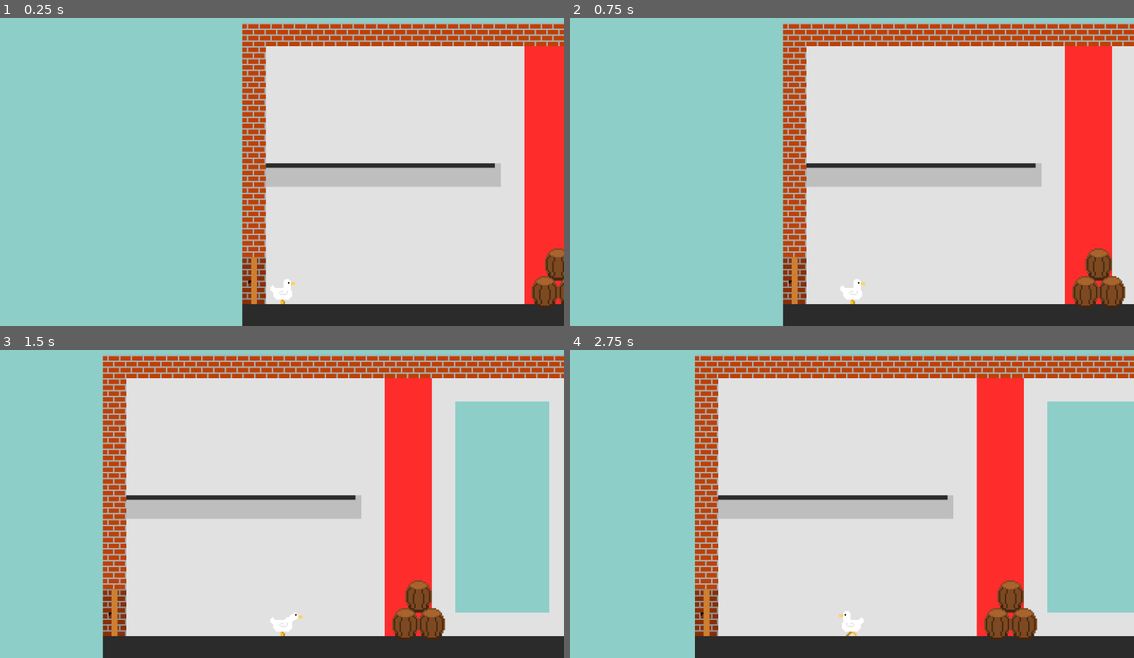
Above: before the commit, frames 1-4 (two rows, left to right).
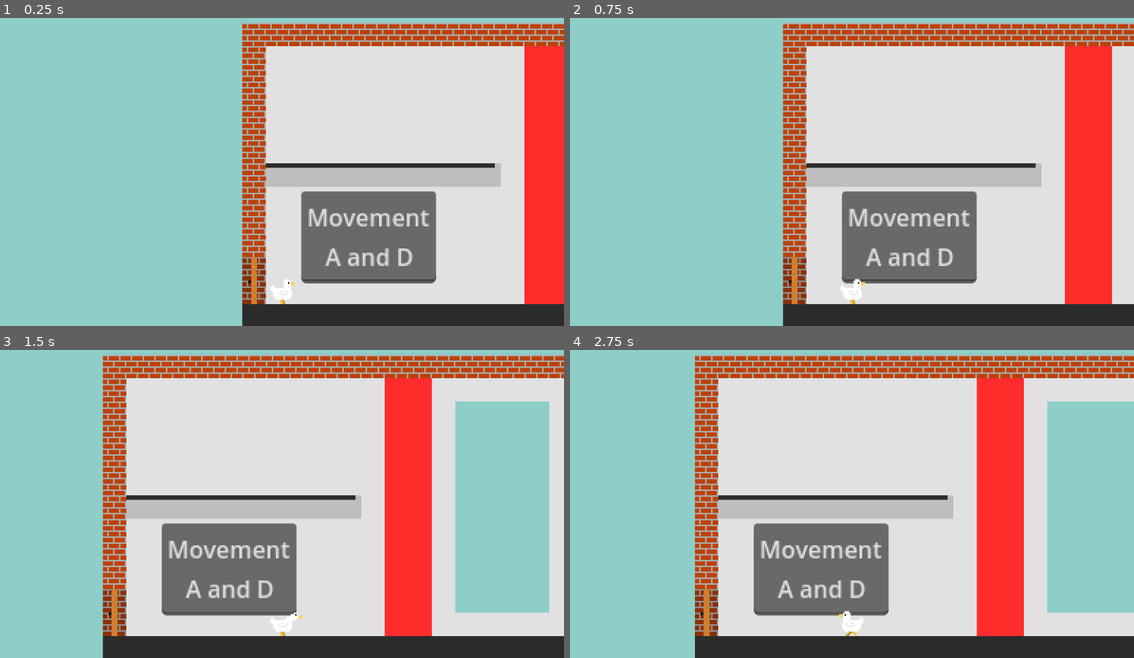
Above: after the commit, the same moments.

Repository: loholla/Goose-Terror
Game: Godot game, scene res://Scenes/Levels/Level0-Rendleman.tscn
Same seed, same stepped clock (60 frames per second), same inputs: the game is played once before the commit and once after it. This scene is started directly instead of the project's main scene.
Inputs (mouse positions are in pixels of both pictures, inside the frame that each line leads up to):
- Up to frame 1 (0.25 s): no input
- Up to frame 2 (0.75 s): tap Enter at 0.5 s; move the mouse to (976, 150) at 0.52 s; hold Right (Right) from 0.53 s (still down); click (976, 150) at 0.67 s
- Up to frame 3 (1.5 s): keep holding Right (Right); tap Up (Up) at 0.77, 1.07 s; move the mouse to (169, 516) at 1.27 s
- Up to frame 4 (2.75 s): tap Up (Up) at 1.52, 1.82 s; move the mouse to (908, 430) at 2.02 s; release Right (Right) at 2.03 s; hold Left (Left) from 2.03 s (still down)

The runs differ from the first frame. In frame 1, 7.6% of the frame differs, in the area x 53-100%, y 56-95%; in frame 2, 8.0%, in the area x 48-99%, y 56-95%; in frame 3, 7.9%; in frame 4, 8.0%.

Commit message:
Added tutorial

Diff:
--- a/Scenes/Levels/Level0-Rendleman.tscn
+++ b/Scenes/Levels/Level0-Rendleman.tscn
@@ -10,20 +10,55 @@
 [node name="LevelSprites" parent="." instance=ExtResource("1_34fwe")]
 layer_0/tile_data = PackedInt32Array(0, 131072, 7, 1, 131072, 7, 2, 131072, 7, 3, 131072, 7, 4, 131072, 7, 5, 131072, 7 …(11552 unchanged characters)…
 
+[node name="Control" type="Control" parent="."]
+layout_mode = 3
+anchors_preset = 0
+offset_right = 40.0
+offset_bottom = 40.0
+
+[node name="TextEdit" type="TextEdit" parent="Control"]
+layout_mode = 1
+anchors_preset = -1
+anchor_right = 1.131
+offset_left = 24.0
+offset_top = -77.0
+offset_right = 70.76
+offset_bottom = -14.0
+text = "Movement
+   A and D"
+
+[node name="TextEdit2" type="TextEdit" parent="Control"]
+layout_mode = 0
+offset_left = 377.0
+offset_top = -117.0
+offset_right = 426.0
+offset_bottom = -54.0
+text = "Jump
+   W"
+
+[node name="TextEdit3" type="TextEdit" parent="Control"]
+layout_mode = 0
+offset_left = 665.0
+offset_top = -73.0
+offset_right = 809.0
+offset_bottom = -10.0
+text = "Run into the door
+to proceed ->"
+
 [node name="Door" parent="." instance=ExtResource("2_e5106")]
 position = Vector2(824, -16)
-
-[node name="Player" parent="." instance=ExtResource("3_ntrbv")]
-position = Vector2(11, -16)
 
 [node name="Door2" parent="." instance=ExtResource("2_e5106")]
 position = Vector2(-8, -16)
 
 [node name="Barrel3" parent="." instance=ExtResource("4_m1qk7")]
-position = Vector2(199, -32)
+position = Vector2(403, -32)
 
 [node name="Barrel" parent="." instance=ExtResource("4_m1qk7")]
-position = Vector2(190, -13)
+position = Vector2(394, -13)
 
 [node name="Barrel2" parent="." instance=ExtResource("4_m1qk7")]
-position = Vector2(208, -13)
+position = Vector2(412, -13)
+
+[node name="Player" parent="." instance=ExtResource("3_ntrbv")]
+position = Vector2(11, -16)
Binary file added: Textures/images/BiteTutorial.png
Not shown, added: Textures/images/BiteTutorial.png.import
Binary file added: Textures/images/JumpTutorial.png
Not shown, added: Textures/images/JumpTutorial.png.import
Binary file added: Textures/images/SidewaysTutorial.png
Not shown, added: Textures/images/SidewaysTutorial.png.import
